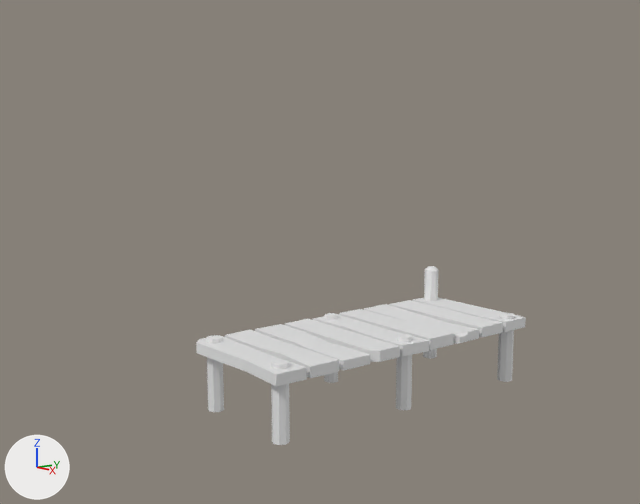
An edit to the Blender file forest-river_ed.blend, drawn before and after from the same camera.
Both versions are drawn from a 50 mm lens placed at (12.18, -11.12, 4.23), pointed at (-3.77, 1.57, 0.88). Lighting does not change. The marker at lower left points along +X, +Y and +Z. The first picture is the older version.
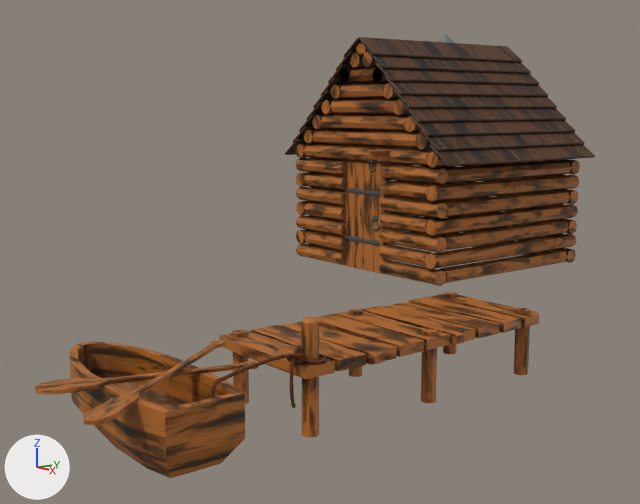
ob_empty is not drawn itself; it is the parent of ob_cylinder_005, ob_cylinder_006, ob_cube_001, ob_cube_002, ob_cube_003, ob_cube_004, ob_cylinder_008, ob_cube_007.

Where the newer file only moved an object's origin or applied its transform, the numbers keep the older frame.

Location of each change, (x1, y1, x2, y2) in pixels of the pictures (640 x 504 px; the box of a moved part takes in the faces that stretch with it):
'Cylinder.005', shown (brown)
    after: (295, 143, 580, 286)
'Cube.005', reshaped, recoloured (white to brown, 18% shorter)
    before: (196, 266, 526, 445)
    after: (219, 292, 539, 438)
'Cube.004', shown (brown)
    after: (285, 37, 595, 166)
'Cube.006', added (brown)
    after: (69, 342, 245, 478)
'Cylinder.006', shown (brown)
    after: (304, 41, 431, 150)
'Cube.001', shown (brown)
    after: (346, 161, 387, 274)
'Cube.009', added
    after: (83, 341, 226, 425)
'Cube.008', added (brown)
    after: (35, 361, 258, 395)
'BézierCurve', added
    after: (210, 346, 326, 408)
'Cube.002', shown
    after: (345, 188, 381, 246)
'Cube.007', shown
    after: (368, 151, 390, 157)
'Cylinder.009', shown
    after: (368, 160, 378, 172)
'Cylinder.008', shown (mostly hidden)
    after: (438, 34, 455, 43)
'Cube.003', shown
    after: (371, 216, 380, 231)
part 1 of me_cube_008, moved or reshaped
    before: (412, 298, 526, 332)
    after: (219, 331, 335, 379)
part 2 of me_cube_008, moved or reshaped
    before: (389, 300, 503, 337)
    after: (251, 325, 366, 371)
part 3 of me_cube_008, moved or reshaped
    before: (364, 304, 479, 344)
    after: (280, 322, 397, 365)
part 4 of me_cube_008, moved or reshaped
    before: (255, 324, 370, 371)
    after: (387, 302, 500, 338)
part 5 of me_cube_008, moved or reshaped
    before: (313, 315, 429, 356)
    after: (409, 297, 521, 333)
part 6 of me_cube_008, moved or reshaped
    before: (196, 336, 307, 386)
    after: (431, 294, 539, 327)
part 7 of me_cube_008, moved or reshaped
    before: (271, 360, 290, 445)
    after: (443, 292, 458, 354)
part 8 of me_cube_008, moved or reshaped
    before: (206, 335, 224, 412)
    after: (514, 308, 531, 375)
part 9 of me_cube_008, moved or reshaped
    before: (423, 266, 438, 359)
    after: (301, 316, 319, 438)
part 10 of me_cube_008, moved or reshaped
    before: (497, 313, 515, 382)
    after: (232, 329, 249, 404)
part 11 of me_cube_008, moved or reshaped
    before: (324, 313, 338, 383)
    after: (421, 329, 438, 403)
part 12 of me_cube_008, moved or reshaped
    before: (225, 329, 339, 378)
    after: (334, 311, 450, 350)
part 13 of me_cube_008, moved or reshaped
    before: (396, 334, 412, 410)
    after: (349, 309, 363, 377)
part 14 of me_cube_008, moved or reshaped
    before: (285, 309, 454, 362)
    after: (315, 306, 475, 357)

What changed in the scene script:
```text
Change me_cube_008:
    remove me_cube_008.from_pydata(...)  # 286 vertices, 226 faces; spans x -1.4..1.37, y -3.33..2.78, z -1.17..0.83
    add me_cube_008.from_pydata(...)  # 286 vertices, 226 faces; spans x -1.37..1.4, y -2.78..3.33, z -1.17..0.83
    me_cube_008 part 1: the loose piece of 12 vertices spanning x -1.29..1.29, y 2.11..2.78, z -0.1..0.1 is turned -180 degrees about the z axis through the mesh origin, in mat_wood_24_04
    me_cube_008 part 2: the loose piece of 16 vertices spanning x -1.29..1.29, y 1.46..2.1, z -0.1..0.1 is turned -180 degrees about the z axis through the mesh origin, in mat_wood_24_04
    me_cube_008 part 3: the loose piece of 26 vertices spanning x -1.4..1.37, y 0.75..1.38, z -0.1..0.1 is turned -180 degrees about the z axis through the mesh origin, in mat_wood_24_04
    me_cube_008 part 4: the loose piece of 24 vertices spanning x -1.29..1.29, y -1.96..-1.36, z -0.1..0.1 is turned -180 degrees about the z axis through the mesh origin, in mat_wood_24_04
    me_cube_008 part 5: the loose piece of 24 vertices spanning x -1.27..1.34, y -0.6..0.0, z -0.1..0.1 is mirrored in y about its middle, then moved by (-0.02, 2.66, 0.0), in mat_wood_24_04
    me_cube_008 part 6: the loose piece of 14 vertices spanning x -1.29..1.29, y -3.33..-2.73, z -0.1..0.1 is turned -180 degrees about the z axis through the mesh origin, in mat_wood_24_04
    me_cube_008 part 7: the loose piece of 16 vertices spanning x 0.84..1.13, y -3.18..-2.88, z -1.17..0.17 is turned -180 degrees about the z axis through the mesh origin, in mat_wood_24_04
    me_cube_008 part 8: the loose piece of 16 vertices spanning x -1.15..-0.85, y -3.18..-2.88, z -1.17..0.17 is turned -180 degrees about the z axis through the mesh origin, in mat_wood_24_04
    me_cube_008 part 9: the loose piece of 24 vertices spanning x -1.17..-0.88, y 2.3..2.59, z -1.17..0.83 is turned -180 degrees about the z axis through the mesh origin, in mat_wood_24_04
    me_cube_008 part 10: the loose piece of 16 vertices spanning x 0.92..1.22, y 2.29..2.59, z -1.17..0.17 is turned -180 degrees about the z axis through the mesh origin, in mat_wood_24_04
    me_cube_008 part 11: the loose piece of 16 vertices spanning x -1.18..-0.9, y -0.45..-0.18, z -1.17..0.17 is turned -180 degrees about the z axis through the mesh origin, in mat_wood_24_04
    me_cube_008 part 12: the loose piece of 24 vertices spanning x -1.32..1.29, y -2.65..-2.05, z -0.1..0.1 is mirrored in y about its middle, then moved by (-0.02, 2.66, 0.0), in mat_wood_24_04
    me_cube_008 part 13: the loose piece of 16 vertices spanning x 0.89..1.17, y -0.45..-0.18, z -1.17..0.17 is turned -180 degrees about the z axis through the mesh origin, in mat_wood_24_04
    me_cube_008 part 14: 24 vertices removed from x -1.38..1.29, y -1.27..0.69, z -0.1..0.11; 24 vertices added at x -1.29..1.38, y -0.69..1.27, z -0.1..0.11
    other edits to the shape of me_cube_008 do not show in these pictures
    add me_cube_008.materials.append(mat_wood_24_04)
Change ob_cylinder_005:
    remove ob_cylinder_005.hide_set(True)
Change ob_cylinder_006:
    remove ob_cylinder_006.hide_set(True)
Change ob_cube_001:
    remove ob_cube_001.hide_set(True)
Change ob_cube_002:
    remove ob_cube_002.hide_set(True)
Change ob_cube_003:
    remove ob_cube_003.hide_set(True)
Change ob_cube_004:
    remove ob_cube_004.hide_set(True)
Change ob_cylinder_008:
    remove ob_cylinder_008.hide_set(True)
Change ob_cube_007:
    remove ob_cube_007.hide_set(True)
Change ob_cylinder_009:
    remove ob_cylinder_009.hide_set(True)
Change ob_empty:
    ob_empty.location: (0.0, 0.0, 2.55) -> (-5.812, 7.436, 2.55)
Add ob_béziercurve:
    ob_béziercurve = bpy.data.objects.new('BézierCurve', me_béziercurve)  # 396 vertices, 678 faces; spans x -1.44..1.43, y -0.24..0.33, z -1.28..0.25; in mat_rope (brown #612d00)
    ob_béziercurve.location = (0.96, -3.64, 0.15)
    ob_béziercurve.rotation_euler = (0.0, 0.0, -1.571)  # degrees (0, 0, -90)
Add ob_cube_009:
    ob_cube_009 = bpy.data.objects.new('Cube.009', me_cube_009)  # 40 vertices, 38 faces; spans x -2.17..1.33, y -0.26..0.26, z -0.03..0.03
    ob_cube_009.location = (0.0, -4.35, 0.08)
    ob_cube_009.rotation_euler = (-0.117, -0.0844, 2.033)  # degrees (-6.7, -4.8, 116)
Add ob_cube_008:
    ob_cube_008 = bpy.data.objects.new('Cube.008', me_cube_006)  # 40 vertices, 38 faces; spans x -2.17..1.33, y -0.26..0.26, z -0.03..0.03
    ob_cube_008.location = (0.0, -4.35, 0.0)
    ob_cube_008.rotation_euler = (0.0, 0.0, 1.29)  # degrees (0, 0, 74)
Add ob_cube_006:
    ob_cube_006 = bpy.data.objects.new('Cube.006', me_cube_005)  # 72 vertices, 70 faces; spans x -2.78..1.46, y -0.82..0.82, z -0.81..0.35
    ob_cube_006.location = (0.0, -4.71, -0.37)
```
